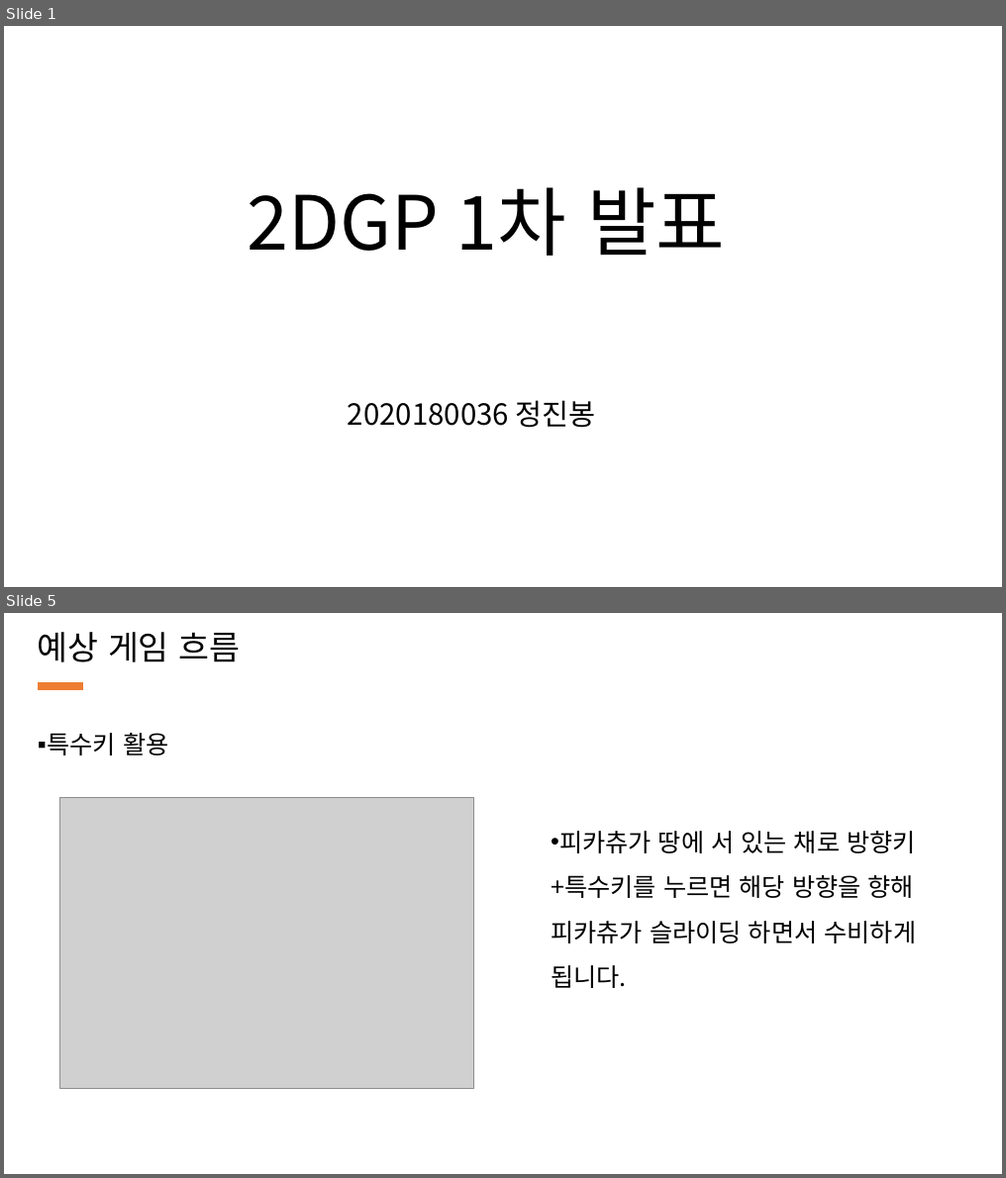
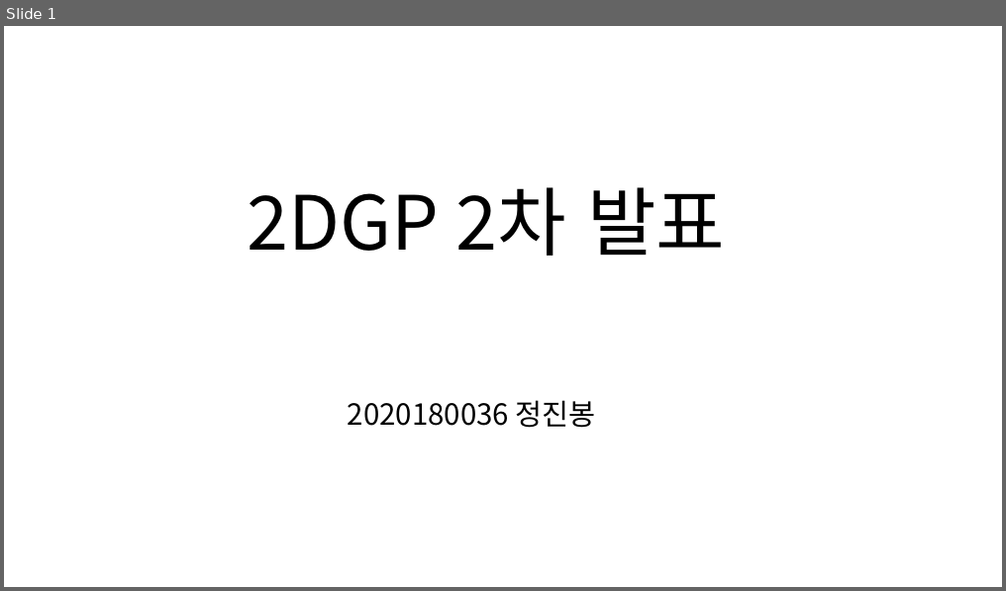
Before and after one commit to JeongJinbong/2DGP_Project, a slide deck: 1차 발표 자료.pptx. Shown one above the other, each under a label of ours: slides 1 and 5 before the commit, slide 1 after it; the slides between them are not shown. The pictures are 1006x1178 and 1006x591 pixels, drawn with LibreOffice and Linux fonts; fonts in the diff are those of the drawing; grey boxes stand for pictures. Boxes give left, top, right and bottom in pixels: in the first picture for what was removed or moved away, otherwise in the second. Text is boxed around its words. In the diff, an @@ line names an element or a change of style, - is before the commit and + after.

Commit message:
게임 프레임웍 분리

```diff
--- a/1차 발표 자료.pptx
+++ b/1차 발표 자료.pptx
@@ slide 5 removed at [4,613,1002,1174], background #FFFFFF @@
@@ text removed at [38,632,240,663] @@
-예상 게임 흐름
@@ rectangle removed at [39,682,82,689] @@
@@ text removed at [47,733,168,756] @@
-▪ 특수키 활용
@@ picture removed at [60,798,473,1089] @@
@@ text removed at [550,831,916,988] @@
-• 피카츄가 땅에 서 있는 채로 방향키+특수키를 누르면 해당 방향을 향해 피카츄가 슬라이딩 하면서 수비하게 됩니다.
@@ slide 1 changed as well @@
@@ text at [248,187,725,256]: text changed @@
-2DGP 1차 발표
+2DGP 2차 발표
```
Also in this commit, not shown: 1 other slide changed, 1 slide added, 5 other slides removed, 9 other files.
